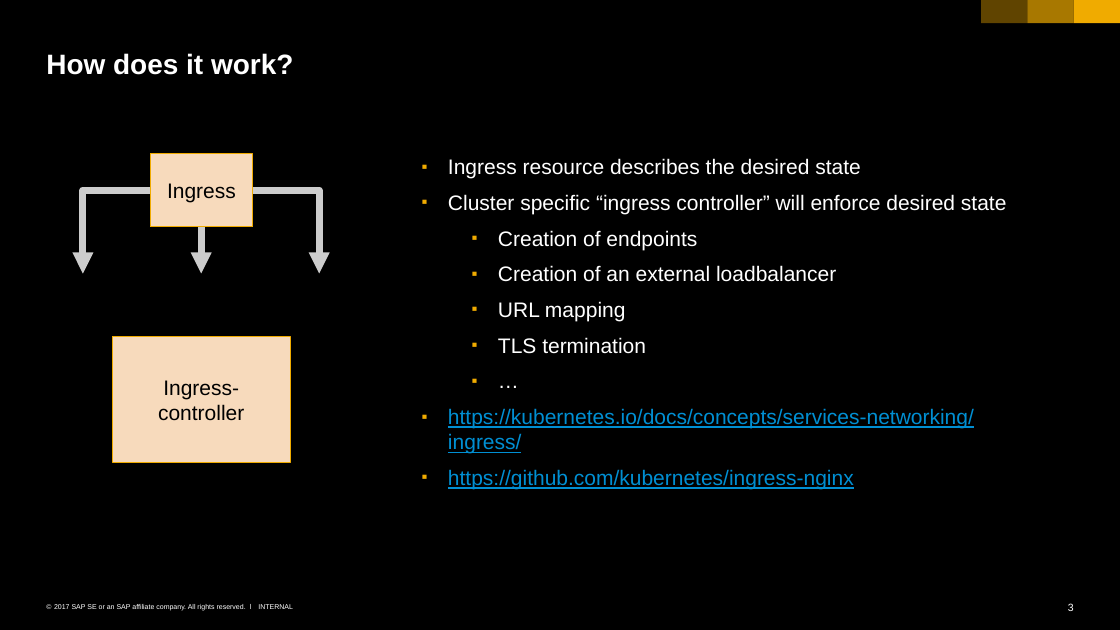
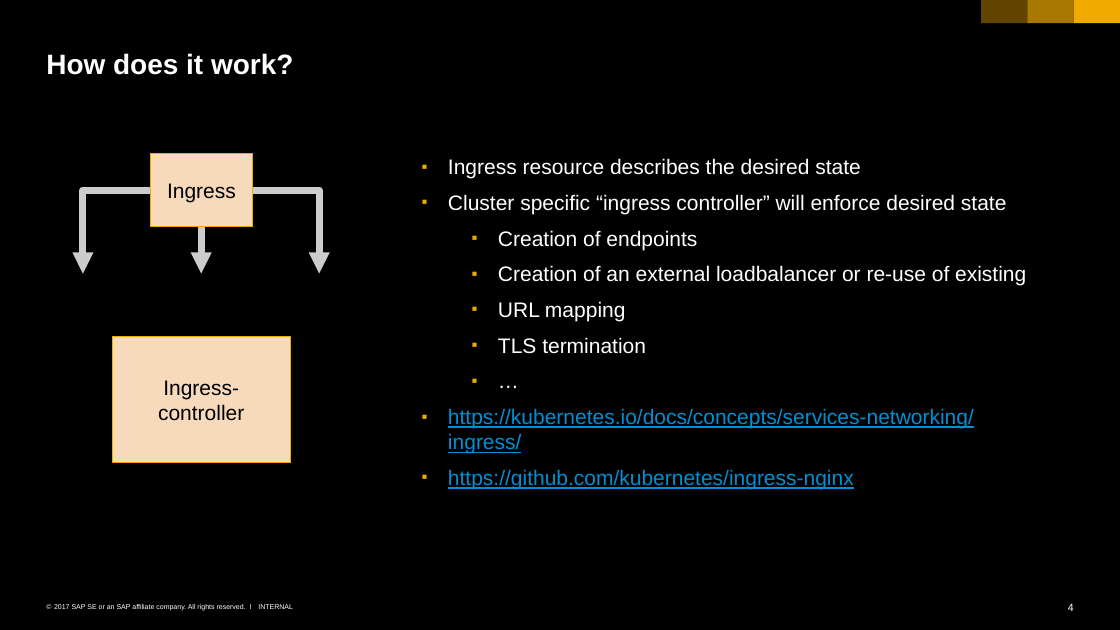
Before and after one commit to cuijiyao01/docker-k8s-training, a slide deck: slide 4 of kubernetes/09_ingress.pptx (slide 3 before the commit). Drawn at 1120x630 pixels with LibreOffice and Linux fonts; fonts in the diff are those of the drawing. Boxes give left, top, right and bottom in pixels: in the first picture for what was removed or moved away, otherwise in the second. Text is boxed around its words. In the diff, an @@ line names an element or a change of style, - is before the commit and + after.

```diff
--- a/kubernetes/09_ingress.pptx
+++ b/kubernetes/09_ingress.pptx
@@ text at bbox=[498, 265, 1026, 286]: text changed @@
-  ▪ Creation of an external loadbalancer
+  ▪ Creation of an external loadbalancer or re-use of existing
@@ page number at bbox=[1068, 603, 1074, 611]: text changed @@
-3
+4
```
Also in this commit, not shown: 3 other slides changed, 6 slides added.
